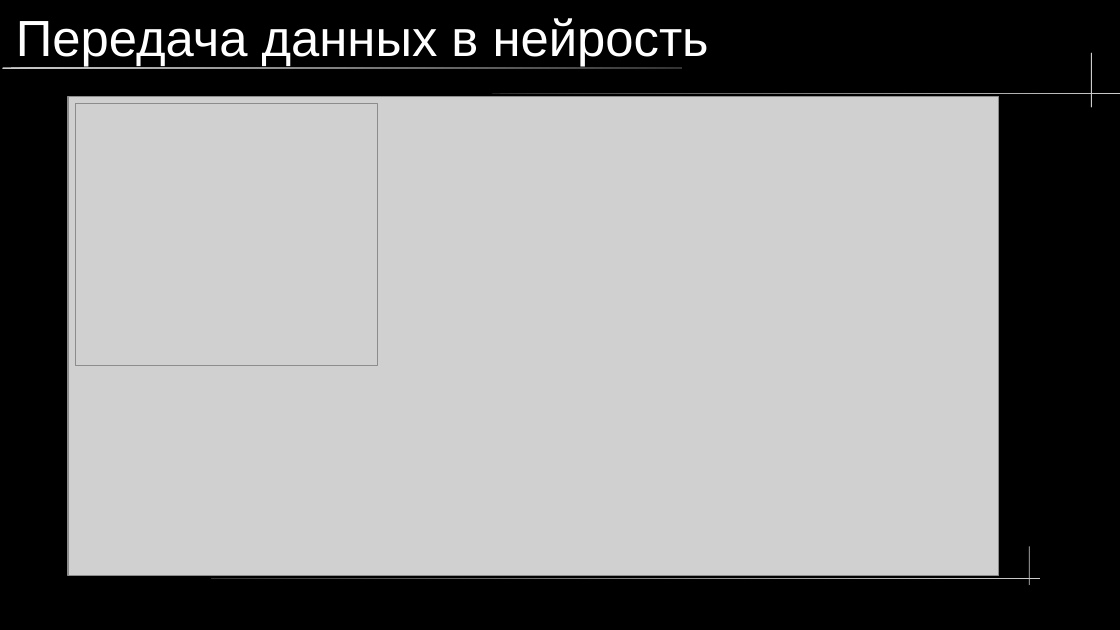
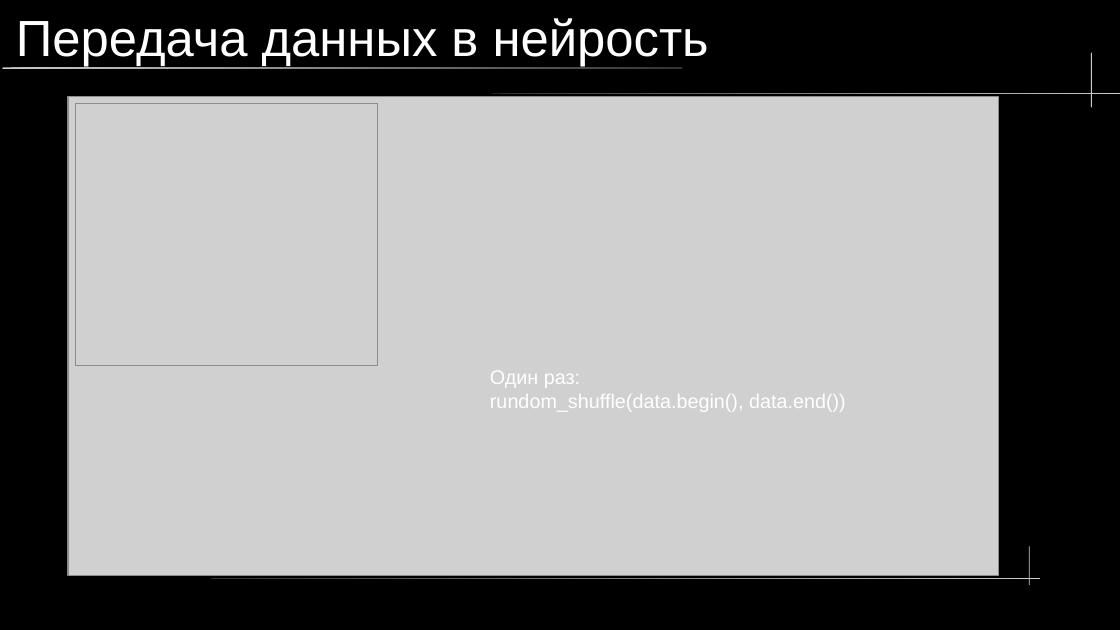
Before and after one commit to maykitbo/multilayer_perceptron, a slide deck: slide 7 of pres.odp (slide 6 before the commit). Drawn at 1120x630 pixels with LibreOffice and Linux fonts; fonts in the diff are those of the drawing; grey boxes stand for pictures. Boxes give left, top, right and bottom in pixels: in the first picture for what was removed or moved away, otherwise in the second. Text is boxed around its words. In the diff, an @@ line names an element or a change of style, - is before the commit and + after.

```diff
--- a/pres.odp
+++ b/pres.odp
@@ text added at (x1=490, y1=371, x2=846, y2=412), 14 pt, text #FFFFFF @@
+Один раз:
+rundom_shuffle(data.begin(), data.end())
```
Also in this commit, not shown: 8 other slides changed, 1 slide added, 4 other files.
